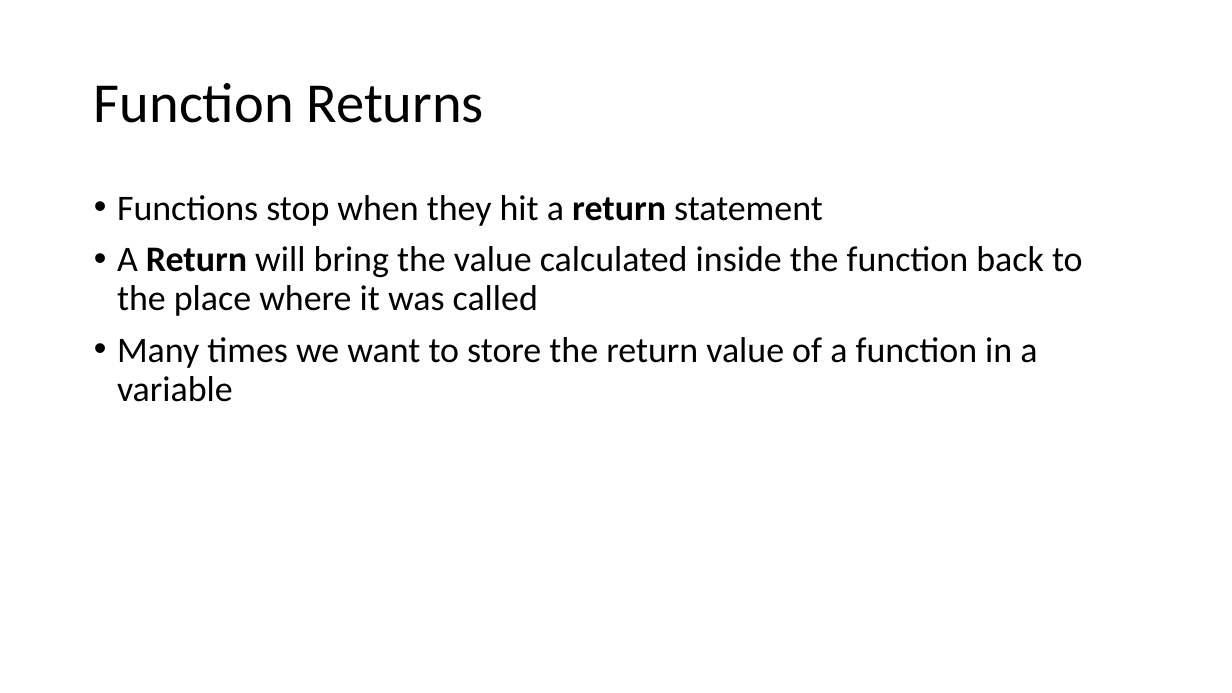
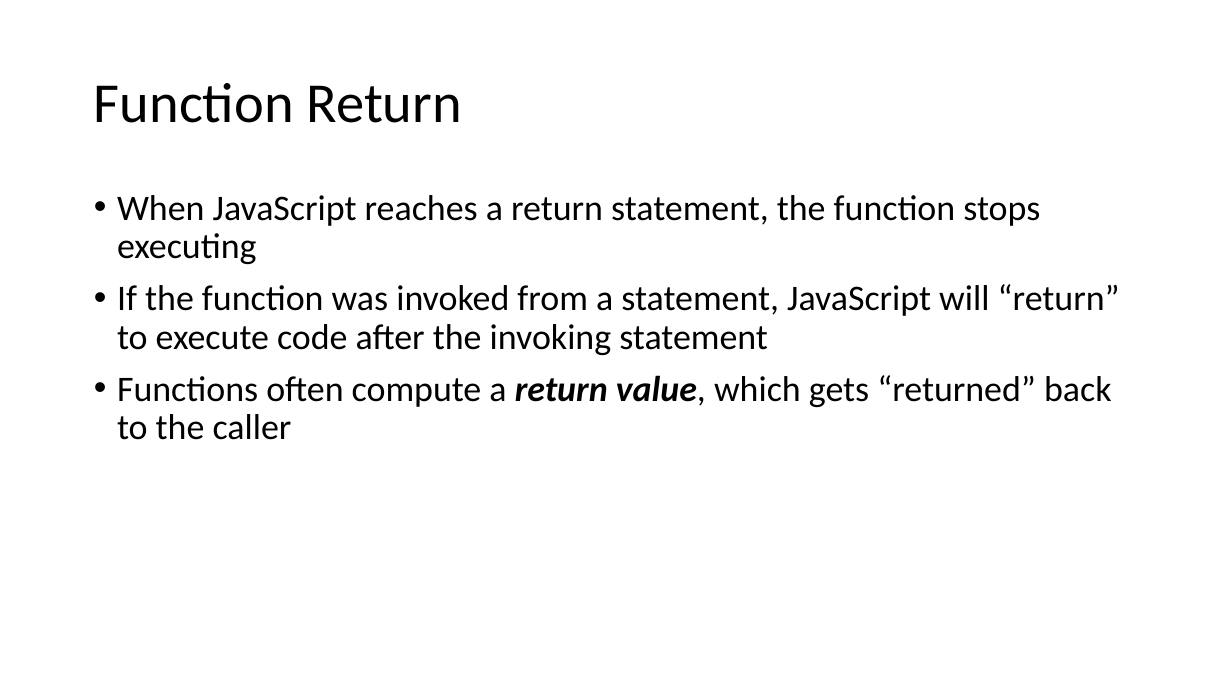
Before and after one commit to YWCANWIL-TechLab/Module3-Exercises, a slide deck: slide 27 of slides/Module 3 - Data Types.pptx (slide 17 before the commit). Drawn at 1232x693 pixels with LibreOffice and Linux fonts; fonts in the diff are those of the drawing. Boxes give left, top, right and bottom in pixels: in the first picture for what was removed or moved away, otherwise in the second. Text is boxed around its words. In the diff, an @@ line names an element or a change of style, - is before the commit and + after.

```diff
--- a/slides/Module 3 - Data Types.pptx
+++ b/slides/Module 3 - Data Types.pptx
@@ title at (94,83,462,123): text changed @@
-Function Returns
+Function Return
@@ text at (117,195,1120,440): text changed @@
-• Functions stop when they hit a return statement
-• A Return will bring the value calculated inside the function back to the place where it was called
-• Many times we want to store the return value of a function in a variable
+• When JavaScript reaches a return statement, the function stops executing
+• If the function was invoked from a statement, JavaScript will “return” to execute code after the invoking statement
+• Functions often compute a return value, which gets “returned” back to the caller
```
Also in this commit, not shown: 8 other slides changed, 40 slides added, 17 slides removed.
